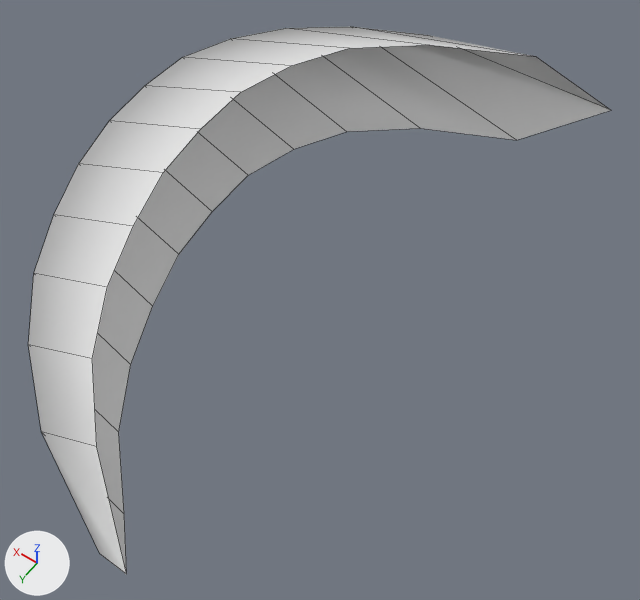
Two versions of the FBX model Assets/Experiments/VFX/Models/Ground_Slash_Arc.fbx, one commit apart.
Both versions are drawn from a 50 mm lens placed at (-1.21, 1.33, 1.85), pointed at (-0.3, 0.06, -0.16). Lighting does not change. The marker at lower left points along +X, +Y and +Z. Mesh edges are drawn as thin lines. Where no turn or scale is listed for an object, it has been applied to the vertices. Vertices at the same position are counted once.

Script lines for the objects in view, before the commit:
```python
me_beziercurve_001 = bpy.data.meshes.new('BezierCurve.001')
me_beziercurve_001.from_pydata(...)  # 37 vertices, 24 faces; spans x -0.68..0.61, y -1.0..1.0, z -0.17..0.17
ob_beziercurve = bpy.data.objects.new('BezierCurve', me_beziercurve_001)
ob_beziercurve.location = (0.0, 0.0, 0.0)
```
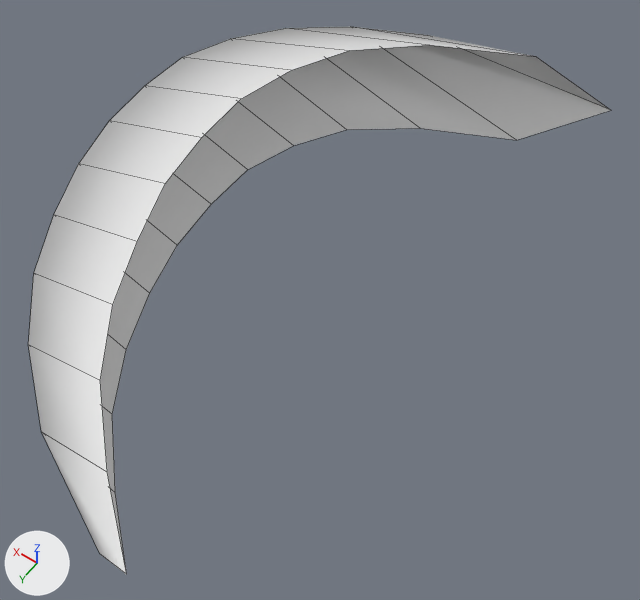
Location of each change, (x1, y1, x2, y2) in pixels of the pictures (640 x 600 px; the box of a moved part takes in the faces that stretch with it):
part 1 of me_beziercurve_001, moved or reshaped: before (92, 56, 419, 570); after (100, 58, 419, 569)
part 2 of me_beziercurve_001, moved or reshaped: (28, 28, 426, 574) in both

What the commit changed:
me_beziercurve_001 has 37 vertices, 24 faces and spans x -0.68..0.61, y -1.0..1.0, z -0.17..0.17.
me_beziercurve_001 is used by ob_beziercurve; location (0.0, 0.0, 0.0).
me_beziercurve_001 part 1: all 9 vertices in x -0.29..0.19, y -0.59..0.86, z -0.17 are multiplied about their middle by the matrix ((0.997, 0.0, 0.076), (0.004, 0.999, -0.051), (-0.076, 0.051, 0.996)), then moved by (0.0, 0.0, 0.06).
me_beziercurve_001 part 2: all 9 vertices in x -0.29..0.19, y -0.59..0.86, z 0.17 are multiplied about their middle by the matrix ((0.997, 0.0, -0.076), (0.004, 0.999, 0.051), (0.076, -0.051, 0.996)), then moved by (0.0, 0.0, -0.06).
